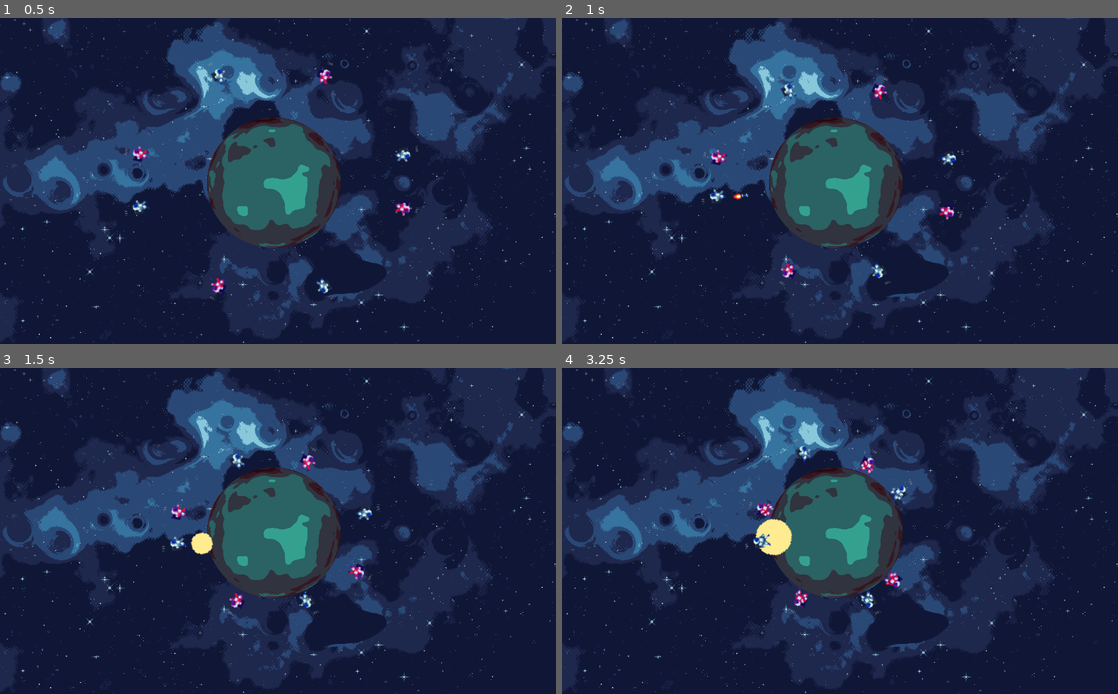
Above: before the commit, frames 1-4 (two rows, left to right).
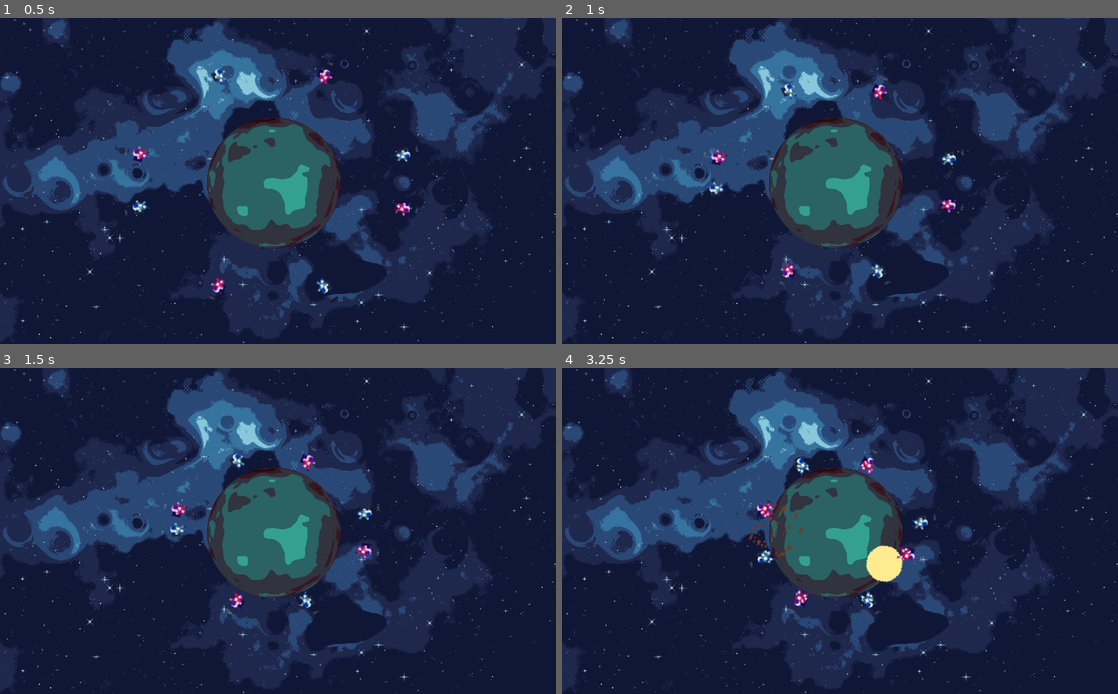
Above: after the commit, the same moments.

Repository: salveal/Astro-Rivals
Game: Godot game, scene res://scenes/levels/Level1.tscn
The game is run twice, just before and just after one commit, with the same random seed, the same clock (stepped at 60 frames per second) and the same inputs. This scene is started directly instead of the project's main scene.
Inputs (mouse positions are in pixels of both pictures, inside the frame that each line leads up to):
- Up to frame 1 (0.5 s): no input
- Up to frame 2 (1 s): move the mouse to (962, 164) at 0.52 s; hold D (move_right) from 0.53 s (still down); click (962, 164) at 0.6 s; tap W (jump) at 0.77 s
- Up to frame 3 (1.5 s): keep holding D (move_right); move the mouse to (166, 547) at 1.27 s; tap O (add_grav) at 1.35 s
- Up to frame 4 (3.25 s): tap W (jump) at 1.52, 3.02 s; click (728, 547) at 1.55 s; move the mouse to (895, 459) at 2.02 s; release D (move_right) at 2.03 s; hold A (move_left) 2.03-2.78 s; hold P (low_grav) 2.03-2.78 s; click (895, 459) at 2.3 s; move the mouse to (812, 596) at 2.77 s; hold D (move_right) from 2.78 s (still down); click (812, 596) at 2.85 s

Frame 1 is identical in both runs. In frame 2, 0.3% of the frame differs, in the area x 25-73%, y 50-62%; in frame 3, 0.7%; in frame 4, 1.9%, in the area x 32-68%, y 21-69%.

Commit message:
Arreglo bug salto y disparar

Diff:
--- a/AstroRivals/scenes/soldiers/soldiers.gd
+++ b/AstroRivals/scenes/soldiers/soldiers.gd
@@ -90,10 +90,11 @@
 
 	# Comprueba si el jugador esta en el area de la gravedad
 	# para poder aplicarla o no
-	if is_in_area_gravity():
-		speed = apply_movement(speed, delta)
+	if not generate_shoot:
+		if is_in_area_gravity():
+			speed = apply_movement(speed, delta)
 
-	apply_animations()
+		apply_animations()
 
 	# Se generan las rotaciones de las velocidades y del personaje
 	velocity = Vector2(speed.x * delta, speed.y * delta)
@@ -116,7 +117,7 @@
 		elif Input.is_action_pressed("low_grav"):
 			GRAVITY -= 1000
 
-		if generate_shoot == true:
+		if generate_shoot == true and is_on_floor():
 			if generate_shoot and (power > MAX_POWER or power < MIN_POWER):
 				rate = -rate
 
@@ -134,7 +135,7 @@
 				changeControl = true
 
 		# Generar disparo
-		if Input.is_action_just_pressed("shoot"):
+		if Input.is_action_just_pressed("shoot") and is_on_floor():
 			generate_shoot = true
 
 func getChangeControl():
